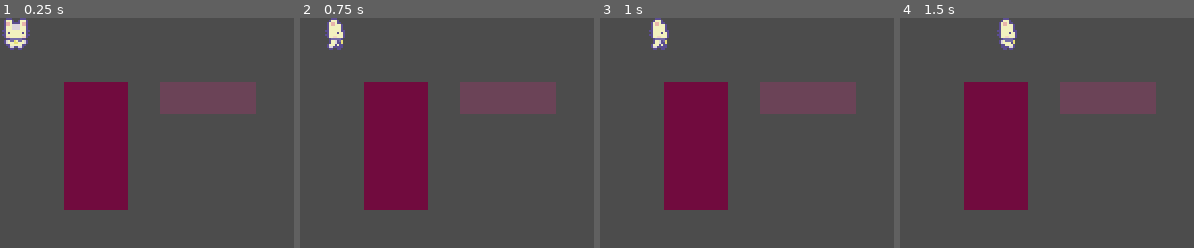
Above: before the commit, frames 1-4 (left to right).
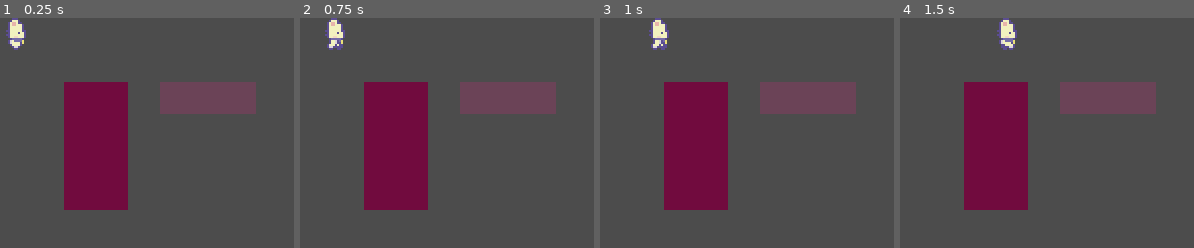
Above: after the commit, the same moments.

Repository: Women-in-Computing-at-RIT/WiC_Projects_RPG
Game: Godot game, scene res://Mechanics/GridPhysics/ExampleScene.tscn
Two runs of this game, one before a commit and one after it. Both use one fixed random seed, a clock stepped at 60 frames per second and the inputs below. This scene is started directly instead of the project's main scene.
Inputs:
- Up to frame 1 (0.25 s): no input
- Up to frame 2 (0.75 s): tap Enter at 0.5 s; hold Right (ui_right) from 0.53 s (still down)
- Up to frame 3 (1 s): keep holding Right (ui_right)
- Up to frame 4 (1.5 s): release Right (ui_right) at 1.28 s; hold Down (ui_down) from 1.28 s (still down)

The runs differ from the first frame. In frame 1, 0.8% of the frame differs, in the area x 0-11%, y 0-14%; in frame 2, nothing differs; in frame 3, nothing differs; in frame 4, nothing differs.

Commit message:
Fix player overlapping with movables infinite recursion

Diff:
--- a/Mechanics/GridPhysics/ExampleScene.tscn
+++ b/Mechanics/GridPhysics/ExampleScene.tscn
@@ -7,8 +7,6 @@
 
 [node name="YSort" type="YSort" parent="."]
 
-[node name="GridPlayer" parent="YSort" instance=ExtResource( 3 )]
-
 [node name="SampleObject" parent="YSort" instance=ExtResource( 1 )]
 fillColor = Color( 0.447059, 0.0470588, 0.247059, 1 )
 
@@ -16,3 +14,5 @@
 position = Vector2( 80, 32 )
 collider_size = Vector2( 3, 1 )
 fillColor = Color( 0.423529, 0.266667, 0.345098, 1 )
+
+[node name="GridPlayer" parent="YSort" instance=ExtResource( 3 )]
--- a/Mechanics/GridPhysics/GridPlayer/GridPlayer.gd
+++ b/Mechanics/GridPhysics/GridPlayer/GridPlayer.gd
@@ -1,4 +1,3 @@
-tool
 extends AxisAlignedBody2D
 
 var animation_speed = 3
@@ -52,6 +51,11 @@
 	else:
 		set_animation_idle()
 
+func is_in_object(obj: AxisAlignedBody2D):
+	var in_x = obj.position.x <= position.x and position.x < obj.position.x + obj.collider_size.x * GridProperties.TILE_SIZE
+	var in_y = obj.position.y <= position.y and position.y < obj.position.y + obj.collider_size.y * GridProperties.TILE_SIZE
+	return in_x and in_y
+
 # Attempts to push all objects lined up in the direction of a motion vector
 func try_push(motion_vector: Vector2):
 	if not rays.has_any_collisions():
@@ -67,6 +71,9 @@
 		var aab = obj as AxisAlignedBody2D
 		if aab == null:
 			return
+
+		if is_in_object(aab):
+			continue
 
 		to_push.append(aab)
 		aab.rays.cast_all_by_motion(motion_vector)
--- a/Mechanics/GridPhysics/GridPlayer/GridPlayer.tscn
+++ b/Mechanics/GridPhysics/GridPlayer/GridPlayer.tscn
@@ -315,6 +315,7 @@
 texture = ExtResource( 3 )
 hframes = 4
 vframes = 4
+frame = 13
 
 [node name="AnimationPlayer" type="AnimationPlayer" parent="Body"]
 "anims/Axe Down" = SubResource( 36 )
@@ -337,7 +338,7 @@
 active = true
 parameters/playback = SubResource( 62 )
 parameters/Axe/blend_position = Vector2( 0.407708, 0.25 )
-parameters/Idle/blend_position = Vector2( -0.331023, 0.586207 )
-parameters/Run/blend_position = Vector2( 0, 0 )
+parameters/Idle/blend_position = Vector2( 1, 0 )
+parameters/Run/blend_position = Vector2( 1, 0 )
 
 [connection signal="tween_completed" from="Body/DeltaPos" to="Body" method="_on_DeltaPos_tween_completed"]
